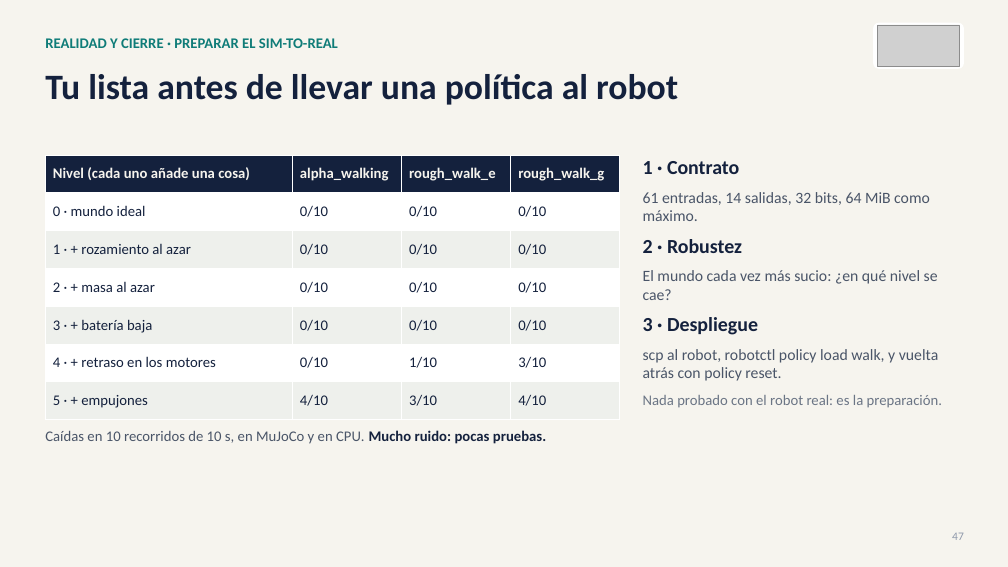
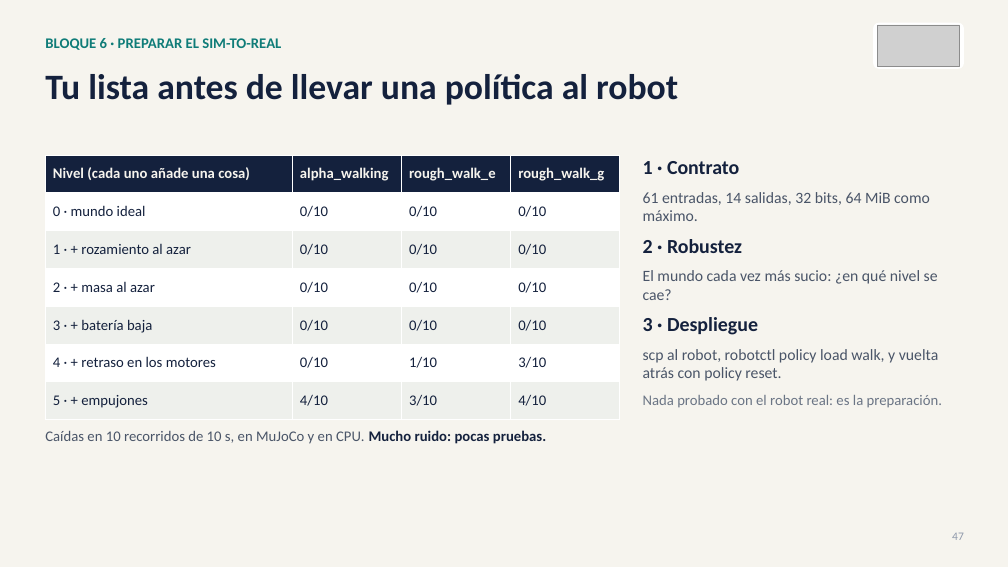
Before and after one commit to david2526IA/taller_microduck_windows, a slide deck: slide 47 of workshop-ia-fisica/presentaciones/Presentacion_03_taller_completo.pptx. Drawn at 1008x567 pixels with LibreOffice and Linux fonts; fonts in the diff are those of the drawing; grey boxes stand for pictures. Boxes give left, top, right and bottom in pixels: in the first picture for what was removed or moved away, otherwise in the second. Text is boxed around its words. In the diff, an @@ line names an element or a change of style, - is before the commit and + after.

```diff
--- a/workshop-ia-fisica/presentaciones/Presentacion_03_taller_completo.pptx
+++ b/workshop-ia-fisica/presentaciones/Presentacion_03_taller_completo.pptx
@@ text at (x1=45, y1=38, x2=281, y2=50): text changed @@
-REALIDAD Y CIERRE · PREPARAR EL SIM-TO-REAL
+BLOQUE 6 · PREPARAR EL SIM-TO-REAL
```
Also in this commit, not shown: 39 other slides changed, 1 slide added, 1 slide removed, 18 other files.
